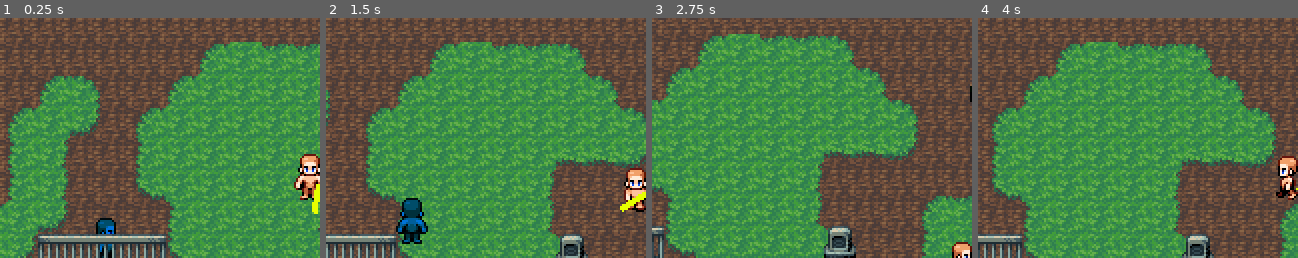
Above: before the commit, frames 1-4 (left to right).
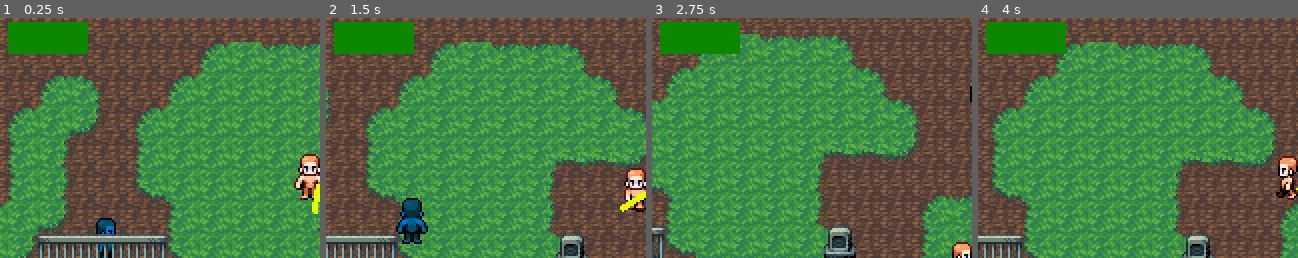
Above: after the commit, the same moments.

Repository: weinStag/cursed-rest
Game: Godot game, scene res://Scenes/gameview.tscn
Two runs of this game, one before a commit and one after it. Both use one fixed random seed, a clock stepped at 60 frames per second and the inputs below.
Inputs (mouse positions are % of the whole screen's width and height, from its top left):
- Up to frame 1 (0.25 s): no input
- Up to frame 2 (1.5 s): move the mouse to (72, 45) at 0.52 s; hold Right (ui_right) 0.53-1.28 s; tap Z (ui_accept) at 0.77 s; move the mouse to (30, 55) at 1.27 s; hold Down (ui_down) from 1.28 s (still down)
- Up to frame 3 (2.75 s): tap Z (ui_accept) at 1.52 s; move the mouse to (60, 28) at 2.02 s; release Down (ui_down) at 2.03 s; hold Right (ui_right) from 2.03 s (still down)
- Up to frame 4 (4 s): move the mouse to (45, 70) at 2.77 s; release Right (ui_right) at 2.78 s; hold Up (ui_up) 2.78-3.53 s; tap Z (ui_accept) at 3.02, 3.77 s; move the mouse to (80, 65) at 3.52 s; hold Left (ui_left) from 3.53 s (still down)
The pictures show only the part of the screen within x 2-52%, y 0-50%; the shares and areas given below are measured in that part.

The runs differ from the first frame. In frame 1, 3.3% of the frame differs, in the area x 2-28%, y 1-15%; in frame 2, 3.3%; in frame 3, 3.3%; in frame 4, 3.3%.

Commit message:
hud extremamente rudimentar

Diff:
--- a/Scenes/Maps/world.tscn
+++ b/Scenes/Maps/world.tscn
@@ -10,6 +10,7 @@
 [ext_resource type="Script" uid="uid://ba2k8pkwqebpe" path="res://Scripts/Pawns/Types/event.gd" id="7_8j5fh"]
 [ext_resource type="Script" uid="uid://dhojxqc0a4xvw" path="res://Scripts/Pawns/Types/object.gd" id="7_ay8ee"]
 [ext_resource type="Texture2D" uid="uid://fhhrc5ktpq0l" path="res://Graphics/CollisionTiles/event.png" id="9_60kqf"]
+[ext_resource type="PackedScene" uid="uid://jl1xd7v4vsli" path="res://Scenes/hud.tscn" id="11_r0r7l"]
 
 [sub_resource type="RectangleShape2D" id="RectangleShape2D_08va7"]
 size = Vector2(16, 24)
@@ -1204,3 +1205,7 @@
 tile_set = SubResource("TileSet_252o2")
 collision_enabled = false
 navigation_enabled = false
+
+[node name="Hud" parent="." instance=ExtResource("11_r0r7l")]
+offset = Vector2(9, 2)
+transform = Transform2D(1, 0, 0, 1, 9, 2)
--- a/Scenes/Pawns/player.tscn
+++ b/Scenes/Pawns/player.tscn
@@ -316,6 +316,21 @@
 [sub_resource type="RectangleShape2D" id="RectangleShape2D_s70le"]
 size = Vector2(16.5333, 16)
 
+[sub_resource type="Animation" id="Animation_c5sun"]
+length = 0.001
+tracks/0/type = "value"
+tracks/0/imported = false
+tracks/0/enabled = true
+tracks/0/path = NodePath("../Sprite:texture")
+tracks/0/interp = 1
+tracks/0/loop_wrap = true
+tracks/0/keys = {
+"times": PackedFloat32Array(0),
+"transitions": PackedFloat32Array(1),
+"update": 1,
+"values": [ExtResource("2_dy3y1")]
+}
+
 [sub_resource type="Animation" id="Animation_s70le"]
 resource_name = "new_animation"
 tracks/0/type = "value"
@@ -329,21 +344,6 @@
 "transitions": PackedFloat32Array(1, 1),
 "update": 1,
 "values": [ExtResource("5_tlhq4"), ExtResource("5_tlhq4")]
-}
-
-[sub_resource type="Animation" id="Animation_c5sun"]
-length = 0.001
-tracks/0/type = "value"
-tracks/0/imported = false
-tracks/0/enabled = true
-tracks/0/path = NodePath("../Sprite:texture")
-tracks/0/interp = 1
-tracks/0/loop_wrap = true
-tracks/0/keys = {
-"times": PackedFloat32Array(0),
-"transitions": PackedFloat32Array(1),
-"update": 1,
-"values": [ExtResource("2_dy3y1")]
 }
 
 [sub_resource type="AnimationLibrary" id="AnimationLibrary_rsh2f"]
--- /dev/null
+++ b/Scenes/hud.tscn
@@ -0,0 +1,10 @@
+[gd_scene load_steps=2 format=3 uid="uid://jl1xd7v4vsli"]
+
+[ext_resource type="Texture2D" uid="uid://clolt0da1hneb" path="res://Graphics/CollisionTiles/actor.png" id="1_e0onf"]
+
+[node name="Hud" type="CanvasLayer"]
+
+[node name="TextureRect" type="TextureRect" parent="."]
+offset_right = 40.0
+offset_bottom = 16.0
+texture = ExtResource("1_e0onf")
Not shown: 1 places in Scenes/Maps/world.tscn that only renumber resources
